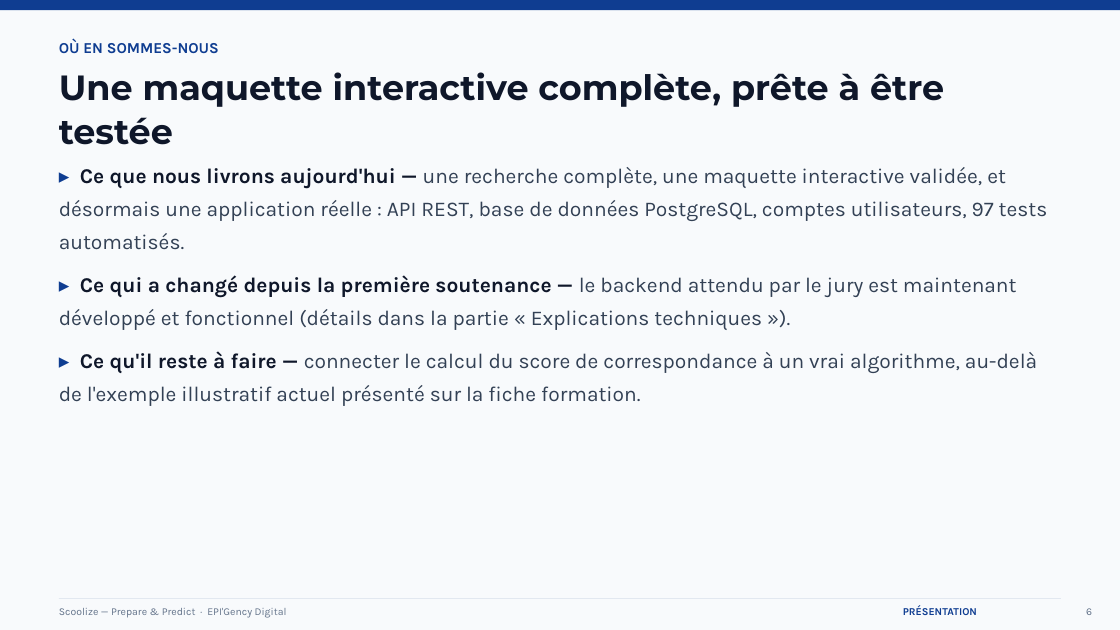
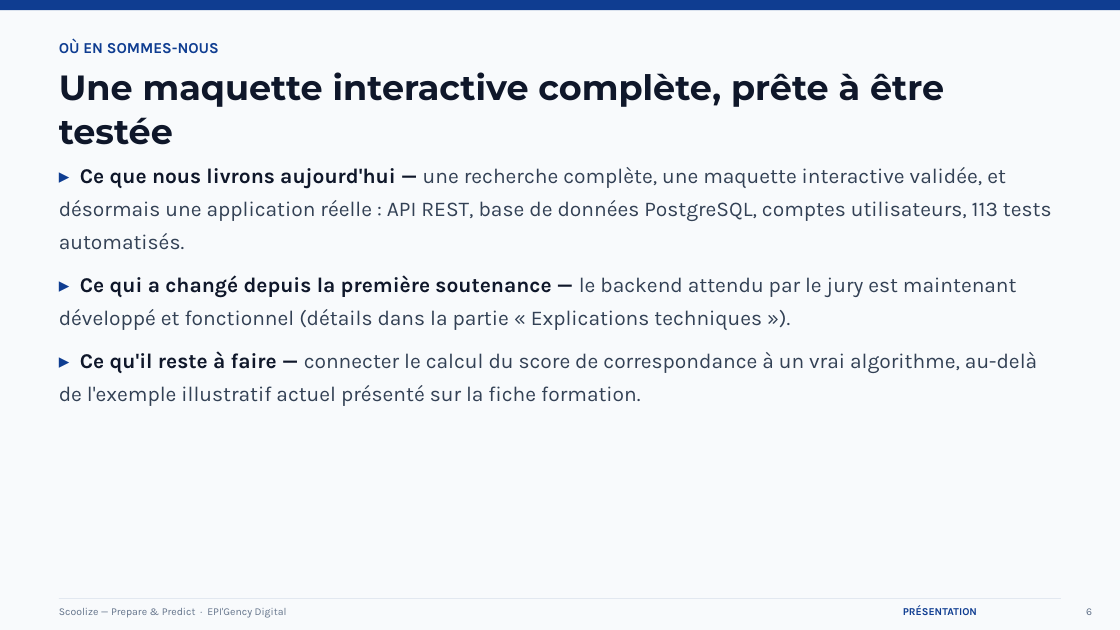
Before and after one commit to Abdallah94212/scoolise-, a slide deck: slide 6 of 08-soutenance/soutenance-scoolize-condensee.pptx. Drawn at 1120x630 pixels with LibreOffice and Linux fonts; fonts in the diff are those of the drawing. Boxes give left, top, right and bottom in pixels: in the first picture for what was removed or moved away, otherwise in the second. Text is boxed around its words. In the diff, an @@ line names an element or a change of style, - is before the commit and + after.

Commit message:
Met a jour le PPT : 113 tests (etait 97), 3 roles applicatifs (etait 2)

```diff
--- a/08-soutenance/soutenance-scoolize-condensee.pptx
+++ b/08-soutenance/soutenance-scoolize-condensee.pptx
@@ text at bbox=[59, 167, 1052, 250]: text changed @@
-▸ Ce que nous livrons aujourd'hui — une recherche complète, une maquette interactive validée, et désormais une application réelle : API REST, base de données PostgreSQL, comptes utilisateurs, 97 tests automatisés.
+▸ Ce que nous livrons aujourd'hui — une recherche complète, une maquette interactive validée, et désormais une application réelle : API REST, base de données PostgreSQL, comptes utilisateurs, 113 tests automatisés.
```
Also in this commit, not shown: 4 other slides changed.
